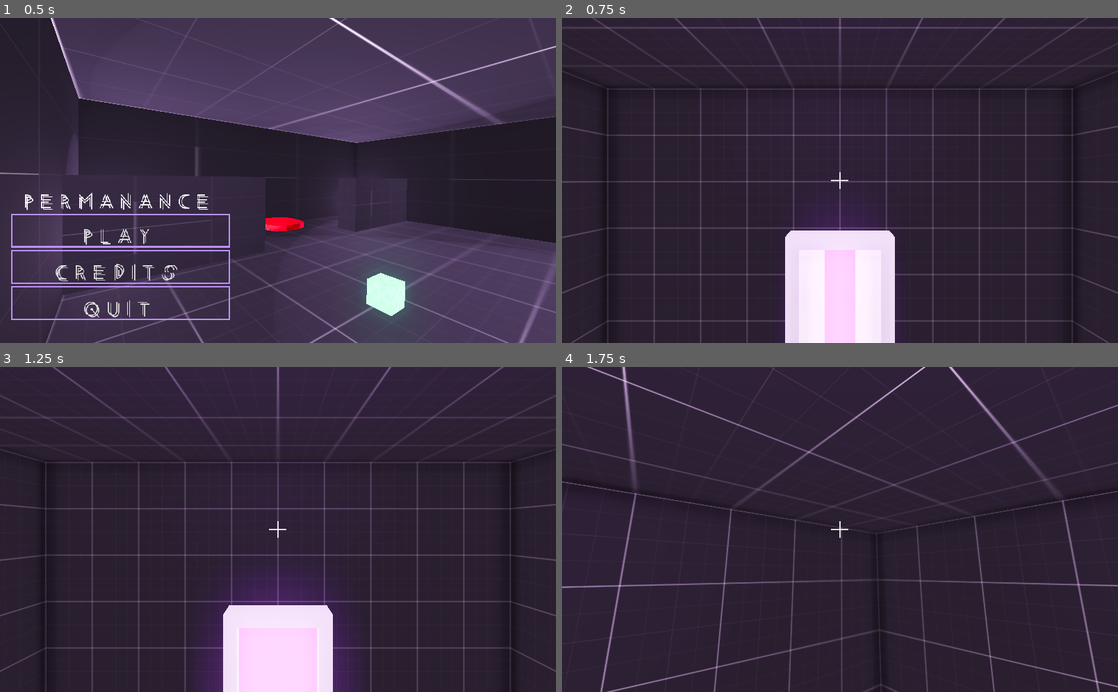
Above: before the commit, frames 1-4 (two rows, left to right).
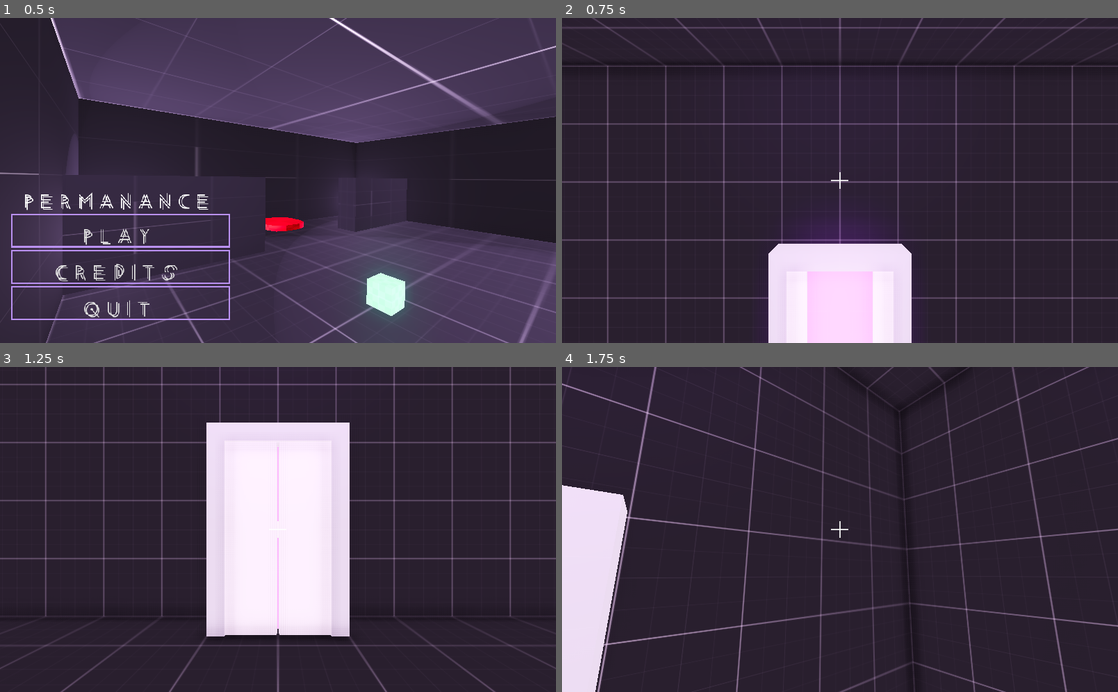
Above: after the commit, the same moments.

Repository: Wowe-Peanut/GetReal
Game: Godot game, scene res://MainMenu.tscn
The game is run twice, just before and just after one commit, with the same random seed, the same clock (stepped at 60 frames per second) and the same inputs.
Inputs (mouse positions are in pixels of both pictures, inside the frame that each line leads up to):
- Up to frame 1 (0.5 s): no input
- Up to frame 2 (0.75 s): click "Play" at 0.5 s
- Up to frame 3 (1.25 s): no input
- Up to frame 4 (1.75 s): move the mouse to (867, 529) at 1.27 s; hold W (move_forward) from 1.28 s (still down); right-click (867, 529) at 1.35 s; tap Space (jump) at 1.52 s

Frame 1 is identical in both runs. In frame 2, 9.5% of the frame differs, in the area x 0-100%, y 13-100%; in frame 3, 26%, in the area x 0-100%, y 0-100%; in frame 4, 13%.

Commit message:
Connections actually fixed

Diff:
--- a/Level1.tscn
+++ b/Level1.tscn
@@ -8,12 +8,16 @@
 
 [node name="Button" parent="Buttons" index="0" instance=ExtResource( 2 )]
 transform = Transform( 1, 0, 0, 0, 1, 0, 0, 0, 1, -5.438, -5.24118, 4.61625 )
+connection = 1
+
+[node name="Button2" parent="Buttons" index="1" instance=ExtResource( 2 )]
+transform = Transform( 1, 0, 0, 0, 1, 0, 0, 0, 1, 5.77392, -5.24118, 4.61625 )
 unlocks = false
 connection = 1
 
 [node name="Door" parent="Barriers" index="0"]
+start_locked = true
 connection = 1
 
 [node name="Barrier" parent="Barriers" index="1" instance=ExtResource( 3 )]
 transform = Transform( 1, 0, 0, 0, 1, 0, 0, 0, 1, 0, -6.89756, 0 )
-start_locked = true
--- a/Main.gd
+++ b/Main.gd
@@ -17,14 +17,15 @@
 	#Connect buttons
 	for i in range(len(connections)):
 		var button_count = 0
-		var change = true
+		var unlock = true
 		for button in get_node("Buttons").get_children():
 			if button.connection == i:
-				change = change and (button.triggered == button.unlocks)
+				unlock = unlock and (button.triggered == button.unlocks)
 				button_count += 1
 		if button_count > 0:
-			for c in connections[i]:
-				if c.locked:
+			if unlock:
+				for c in connections[i]:
 					c.unlock()
-				else:
+			else:
+				for c in connections[i]:
 					c.lock()
